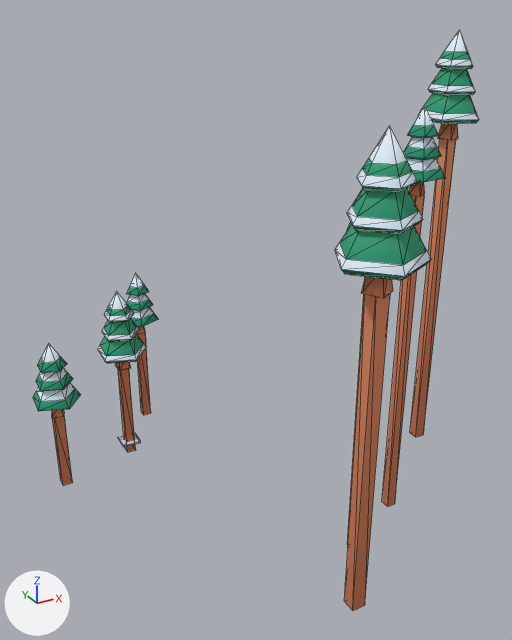
Renders of the glTF model public/assets/toycar/set-flurry-forest-k-lite.glb from each side of a commit.
The view is the same before and after, from a camera (50 mm lens) standing at (-14.4, -63.6, 20.2) and looking at (-1.0, -39.2, 8.0). Arrows for +X, +Y and +Z are at lower left; the lights stay in place. The picture after the commit comes second. Mesh edges are drawn as thin lines. Where no turn or scale is listed for an object, it has been applied to the vertices. Vertices at exactly the same position are counted once.

In view in the first picture: 'pines' and 1 more.
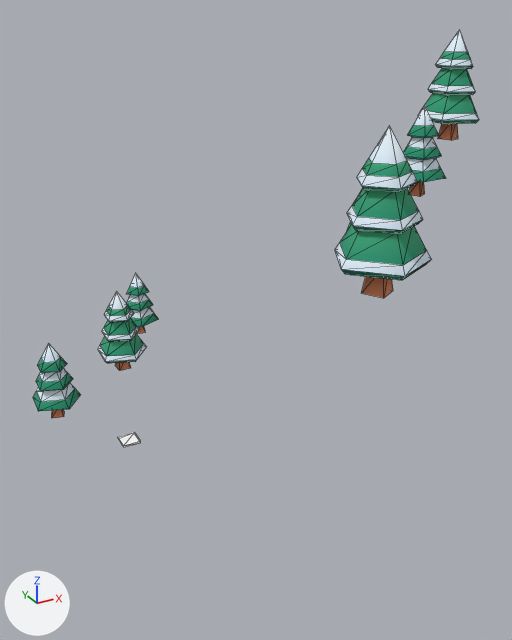
What differs and where, as boxes [x1, y1, x2, y2] in the pictures (512 x 640 px):
'pines', reshaped (33% shorter): before [33, 29, 479, 611]; after [33, 29, 479, 418]
part 1 of me_pines, deleted: before [52, 139, 456, 611]

The change, as a list of edits to the scene's bpy script:
```text
Change me_pines:
    used by ob_pines; location = (-5.2, -33.4, 4.14)
    remove me_pines.from_pydata(...)  # 480 vertices, 736 faces; spans x -4.5..15.4, y -15.5..3.9, z -4.9..15.3
    add me_pines.from_pydata(...)  # 424 vertices, 666 faces; spans x -4.5..15.4, y -15.5..3.9, z -1.1..15.3
    me_pines part 1: 7 loose pieces with 56 vertices, spanning x -3.8..14.2, y -14.2..3.2, z -4.9..10.7, are deleted
```
